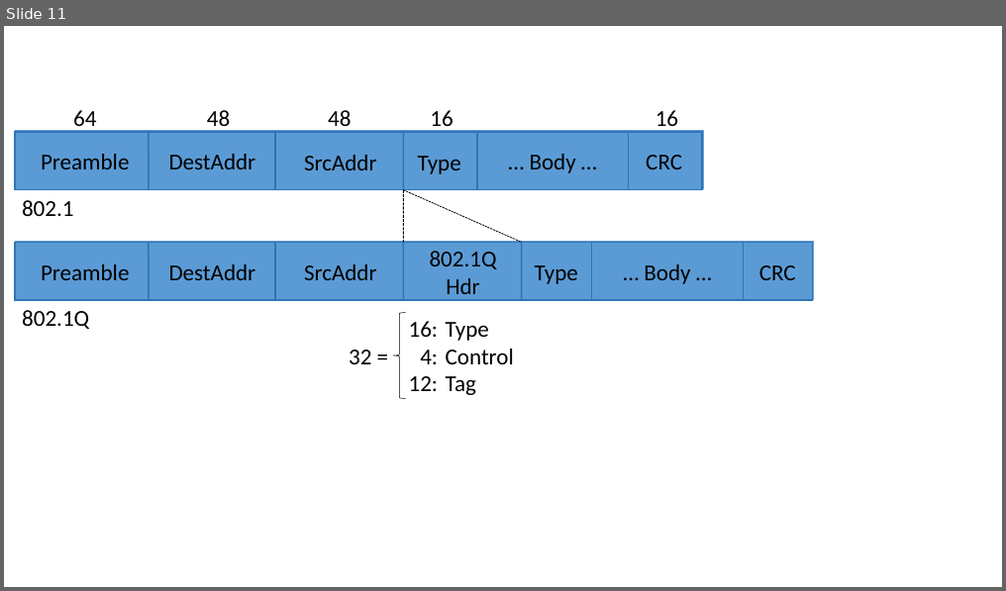
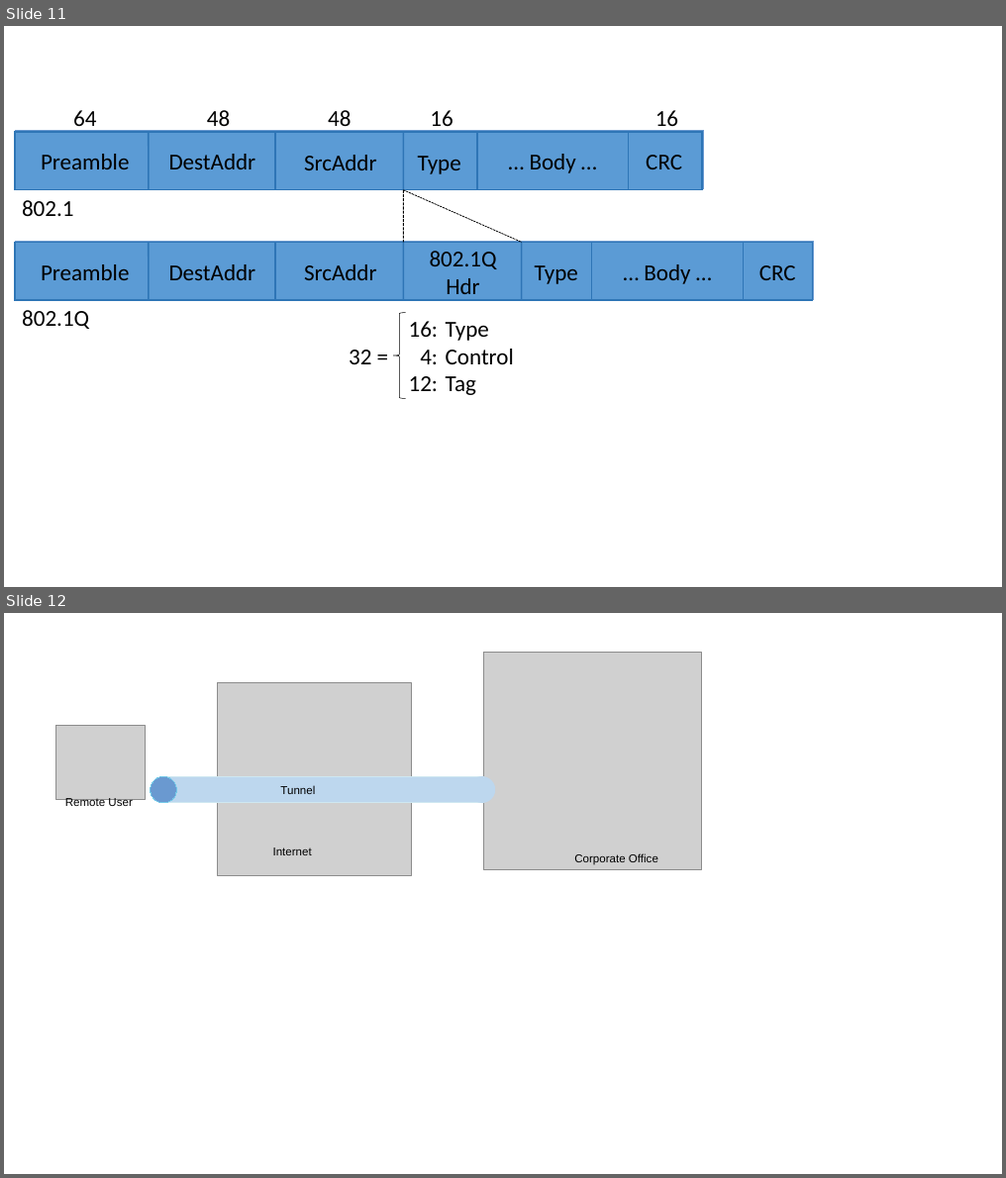
Before and after one commit to SystemsApproach/7E, a slide deck: virtual/figures/virtual.odp. Shown one above the other, each under a label of ours: slide 11 before the commit, slides 11 and 12 after it. The pictures are 1006x591 and 1006x1178 pixels, drawn with LibreOffice and Linux fonts; fonts in the diff are those of the drawing; grey boxes stand for pictures. Boxes give left, top, right and bottom in pixels: in the first picture for what was removed or moved away, otherwise in the second. Text is boxed around its words. In the diff, an @@ line names an element or a change of style, - is before the commit and + after.

```diff
--- a/virtual/figures/virtual.odp
+++ b/virtual/figures/virtual.odp
@@ slide 12 added at <box>4,613,1002,1174</box>, background #FFFFFF @@
@@ picture added at <box>484,652,702,869</box> @@
@@ picture added at <box>218,682,411,876</box> @@
@@ picture added at <box>56,726,145,799</box> @@
@@ ellipse added at <box>150,776,176,802</box>, fill #6A99D0, outline #75C9E8 0 pt @@
@@ rectangle added at <box>164,776,484,802</box>, fill #BDD7EE, outline #CFE7F1 0 pt @@
@@ text added at <box>280,785,315,794</box>, 11 pt, text #000000 @@
+Tunnel
@@ ellipse added at <box>469,776,495,802</box>, fill #BDD7EE @@
@@ text added at <box>65,798,132,809</box>, 11 pt, text #000000 @@
+Remote User
@@ text added at <box>273,848,312,856</box>, 11 pt, text #000000 @@
+Internet
@@ text added at <box>574,854,658,865</box>, 11 pt, text #000000 @@
+Corporate Office
```
Also in this commit, not shown: 1 slide changed, 12 other slides added, 28 other files.
